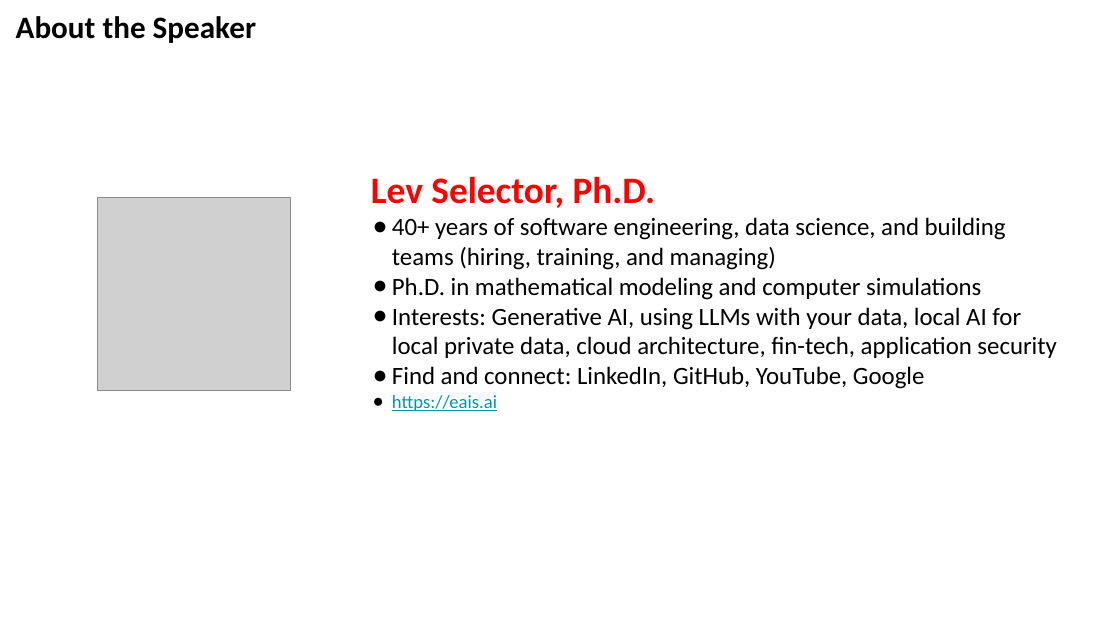
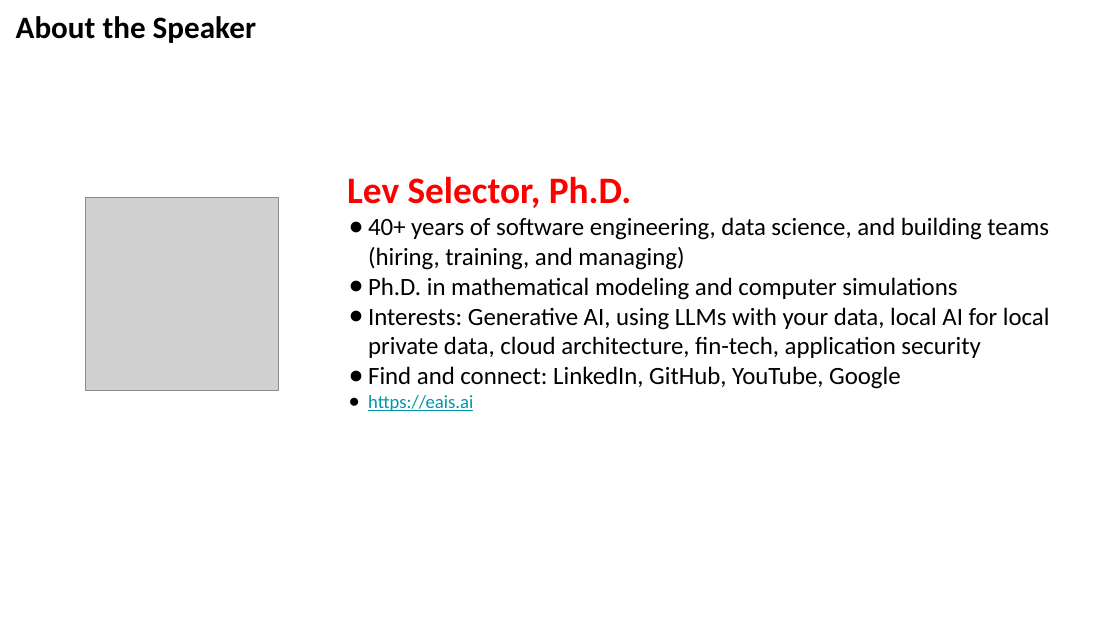
Before and after one commit to lselector/seminar, a slide deck: slide 25 of 2026/2026-11-06-AI-News.pptx (slide 23 before the commit). Drawn at 1120x630 pixels with LibreOffice and Linux fonts; fonts in the diff are those of the drawing; grey boxes stand for pictures. Boxes give left, top, right and bottom in pixels: in the first picture for what was removed or moved away, otherwise in the second. Text is boxed around its words. In the diff, an @@ line names an element or a change of style, - is before the commit and + after.

```diff
--- a/2026/2026-11-06-AI-News.pptx
+++ b/2026/2026-11-06-AI-News.pptx
@@ text "Lev Selector, Ph.D." rewrapped from (371, 176, 1056, 411) to (347, 176, 1050, 411) @@
@@ picture: place and size @@
-picture at (97, 197, 290, 390)
+picture at (85, 197, 278, 390)
```
Also in this commit, not shown: 5 other slides changed, 2 slides added, 2 slides removed.
